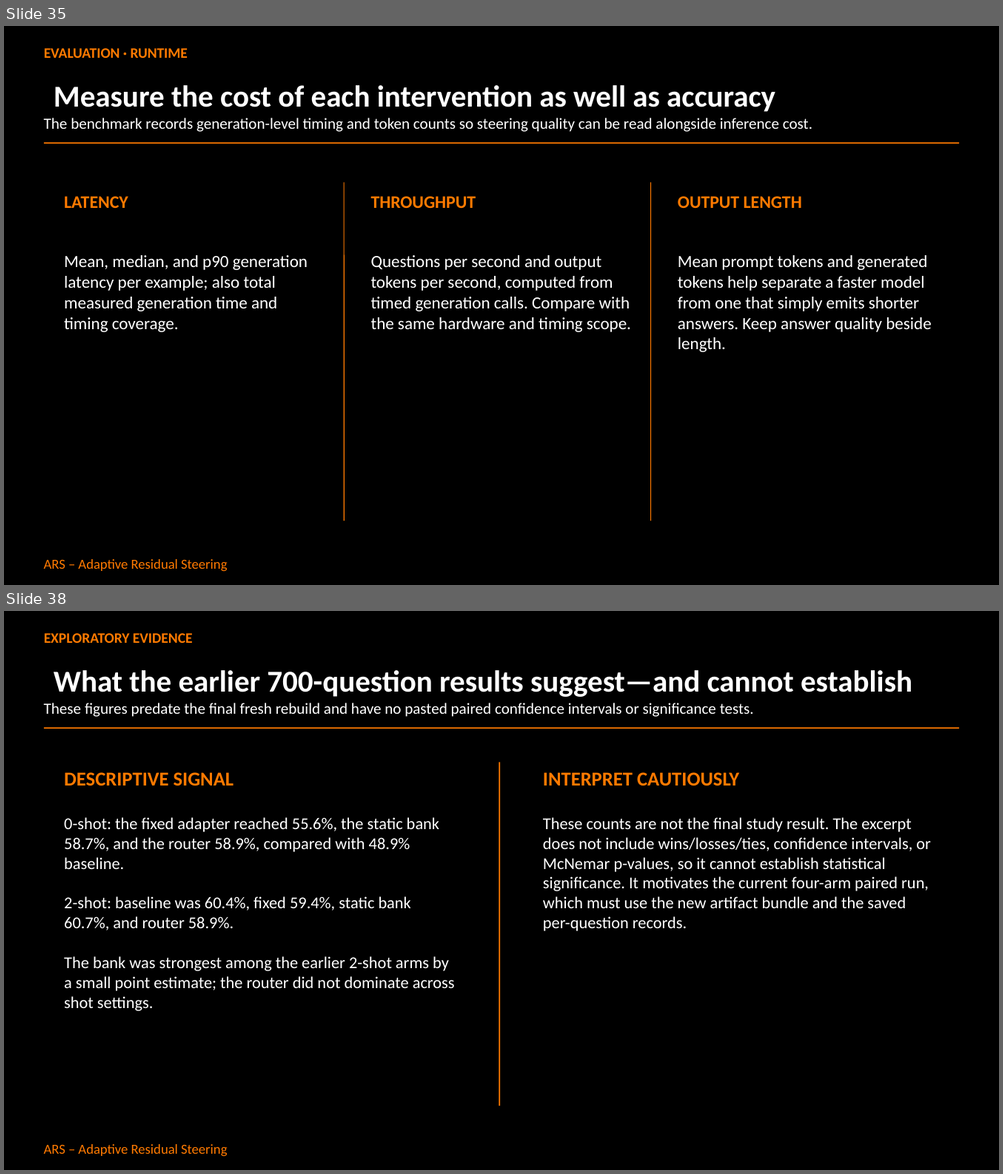
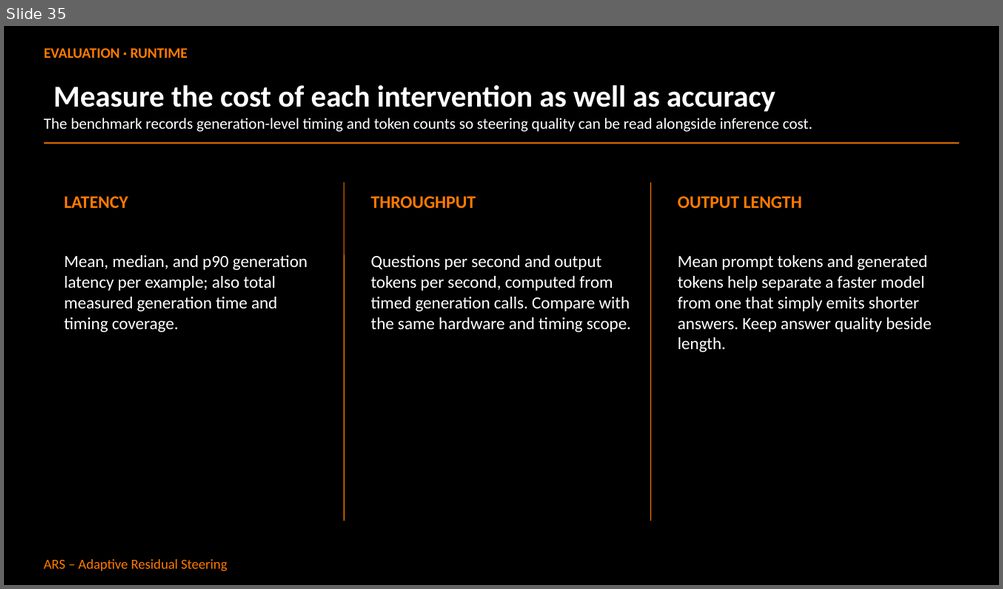
Before and after one commit to Abdullah182155/adaptive-residual-steering, a slide deck: ARS_Research_Presentation.pptx. Shown one above the other, each under a label of ours: slides 35 and 38 before the commit, slide 35 after it; the slides between them are not shown. The pictures are 1003x1174 and 1003x589 pixels, drawn with LibreOffice and Linux fonts; fonts in the diff are those of the drawing. Boxes give left, top, right and bottom in pixels: in the first picture for what was removed or moved away, otherwise in the second. Text is boxed around its words. In the diff, an @@ line names an element or a change of style, - is before the commit and + after.

Commit message:
docs: finalize research handoff and presentation
Record the completed benchmark evidence, release provenance, limitations, and references alongside the reviewed research deck.

```diff
--- a/ARS_Research_Presentation.pptx
+++ b/ARS_Research_Presentation.pptx
@@ slide 38 removed at (4,611,999,1170), background #000000; not listed: 1 template element that a slide beside it also shows @@
@@ text removed at (44,633,193,643) @@
-EXPLORATORY EVIDENCE
@@ title removed at (54,670,912,697) @@
-What the earlier 700-question results suggest—and cannot establish
@@ text removed at (44,703,754,717) @@
-These figures predate the final fresh rebuild and have no pasted paired confidence intervals or significance tests.
@@ line removed from (44, 729) to (959, 729) @@
@@ line removed from (499, 762) to (499, 1106) @@
@@ text removed at (64,772,234,786) @@
-DESCRIPTIVE SIGNAL
@@ text removed at (543,772,739,786) @@
-INTERPRET CAUTIOUSLY
@@ text removed at (64,817,455,1011) @@
-0-shot: the fixed adapter reached 55.6%, the static bank 58.7%, and the router 58.9%, compared with 48.9% baseline.
-2-shot: baseline was 60.4%, fixed 59.4%, static bank 60.7%, and router 58.9%.
-The bank was strongest among the earlier 2-shot arms by a small point estimate; the router did not dominate across shot settings.
@@ text removed at (543,817,930,931) @@
-These counts are not the final study result. The excerpt does not include wins/losses/ties, confidence intervals, or McNemar p-values, so it cannot establish statistical significance. It motivates the current four-arm paired run, which must use the new artifact bundle and the saved per-question records.
```
Also in this commit, not shown: 8 slides changed, 15 slides added, 8 other slides removed, 12 other files.
